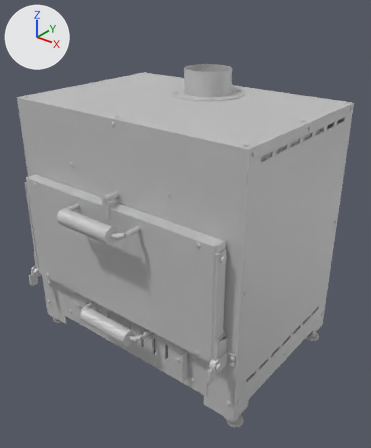
Renders of the glTF model yamay-horno/horno.glb from each side of a commit.
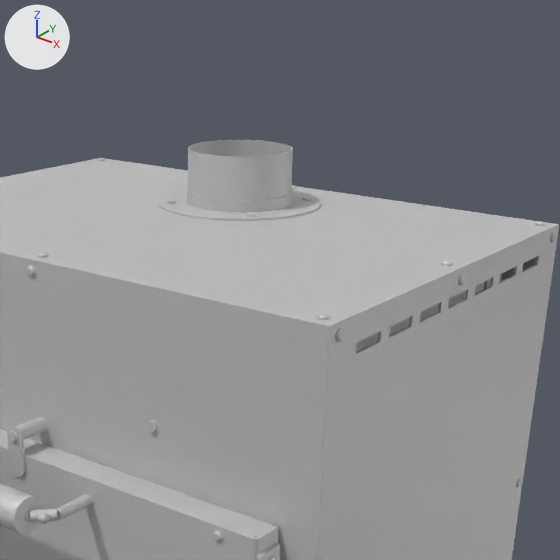
Old and new are each drawn whole from a 50 mm lens placed at (0.784, -0.966, 0.917), pointed at (0.048, -0.047, 0.346) and again close up on the part from 26% to 96% of the width and 0% to 57% of the height. Arrows for +X, +Y and +Z are at upper left; the lights stay in place. The older version's two pictures come first. Where no turn or scale is listed for an object, it has been applied to the vertices.

Script lines for the objects in view, before the commit:
```python
me_yamay_horno___innerlada_u = bpy.data.meshes.new('Yamay Horno - Innerlada U')
me_yamay_horno___innerlada_u.from_pydata(...)  # 458 vertices, 1020 faces; spans x -0.292..0.292, y -0.227..0.191, z 0.043..0.602
me_yamay_horno___innerlada_u.materials.append(mat_corten__obehandlad)  # light grey #cbcbcb
me_yamay_horno___lucka_front = bpy.data.meshes.new('Yamay Horno - Lucka front')
me_yamay_horno___lucka_front.from_pydata(...)  # 372 vertices, 780 faces; spans x -0.296..0.296, y -0.265..-0.232, z 0.175..0.455
me_yamay_horno___lucka_front.materials.append(mat_corten__obehandlad)  # light grey #cbcbcb
me_yamay_horno___sida = bpy.data.meshes.new('Yamay Horno - Sida')
me_yamay_horno___sida.from_pydata(...)  # 360 vertices, 812 faces; spans x 0.307..0.335, y -0.645..0.0, z -0.23..0.23
me_yamay_horno___sida.materials.append(mat_corten__obehandlad)  # light grey #cbcbcb
ob_innerlada_u_1 = bpy.data.objects.new('Innerlada U#1', me_yamay_horno___innerlada_u)
ob_innerlada_u_1.location = (0.0, 0.0, 0.0)
ob_lucka_front_1 = bpy.data.objects.new('Lucka front#1', me_yamay_horno___lucka_front)
ob_lucka_front_1.location = (0.0, 0.0, 0.0)
ob_sida_1 = bpy.data.objects.new('Sida#1', me_yamay_horno___sida)
ob_sida_1.parent = ob_stomme
ob_sida_1.location = (0.0, 0.0, 0.0)
# also in view: 'Tak#1' at (0.0, 0.0, 0.644); 'Rorklamma#1' at (0.0, 0.105, 0.653); 'Rokstos#1' at (0.0, 0.105, 0.644); 'Rokkrage#1' at (0.0, 0.105, 0.646); 'Vred tunga#1' at (0.0, -0.266, 0.458)
```
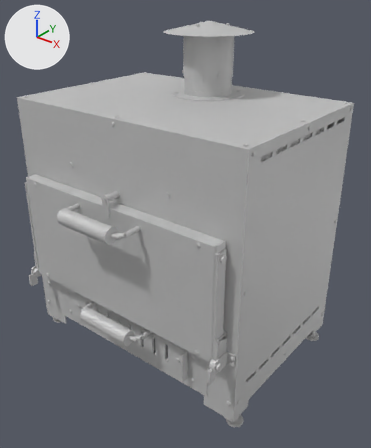
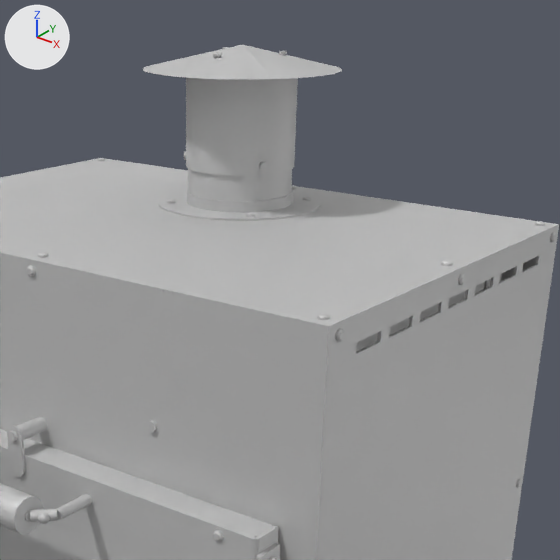
Changed parts and their boxes [x1, y1, x2, y2] in the close-ups (560 x 560 px):
'Gnistkopp#1', added: after [186, 78, 298, 176]
'Hatt#1', added: after [143, 45, 342, 79]
'Hatt bult#1', added: after [184, 47, 287, 170]

The change in detail:
Material 'Perforerad rostfri' (mat_perforerad_rostfri) is new.
Its base color is (0.6, 0.6, 0.6) (light grey #cbcbcb).
Its metallic is 0.3.
Its roughness is 0.6.
Mesh me_yamay_horno___hatt_bult is new.
It has 318 vertices, 600 faces and spans x -0.0587..0.0587, y 0.0557..0.17, z 0.6929..0.8108.
It uses material mat_rostfritt_304 (light grey #cbcbcb).
Mesh me_yamay_horno___hatt is new.
It has 225 vertices, 458 faces and spans x -0.11..0.11, y -0.005..0.215, z 0.792..0.817.
It uses material mat_rostfritt_304 (light grey #cbcbcb).
Mesh me_yamay_horno___gnistkopp is new.
It has 388 vertices, 796 faces and spans x -0.0619..0.062, y 0.043..0.167, z 0.687..0.798.
It uses material mat_perforerad_rostfri (light grey #cbcbcb).
Object 'Hatt bult#1' (ob_hatt_bult_1) is new; it shows me_yamay_horno___hatt_bult.
Its location is (0.0, 0.0, 0.0).
Object 'Hatt#1' (ob_hatt_1) is new; it shows me_yamay_horno___hatt.
Its location is (0.0, 0.0, 0.0).
Object 'Gnistkopp#1' (ob_gnistkopp_1) is new; it shows me_yamay_horno___gnistkopp.
Its location is (0.0, 0.0, 0.0).
